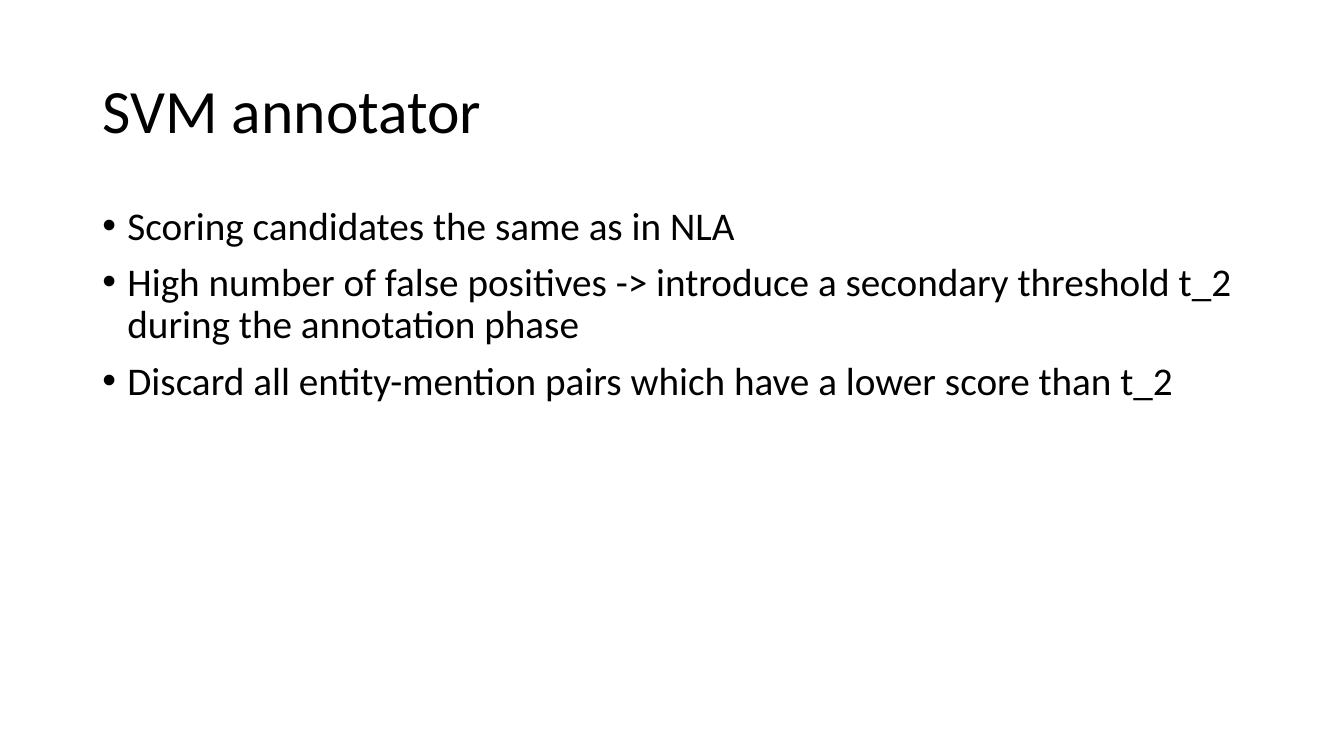
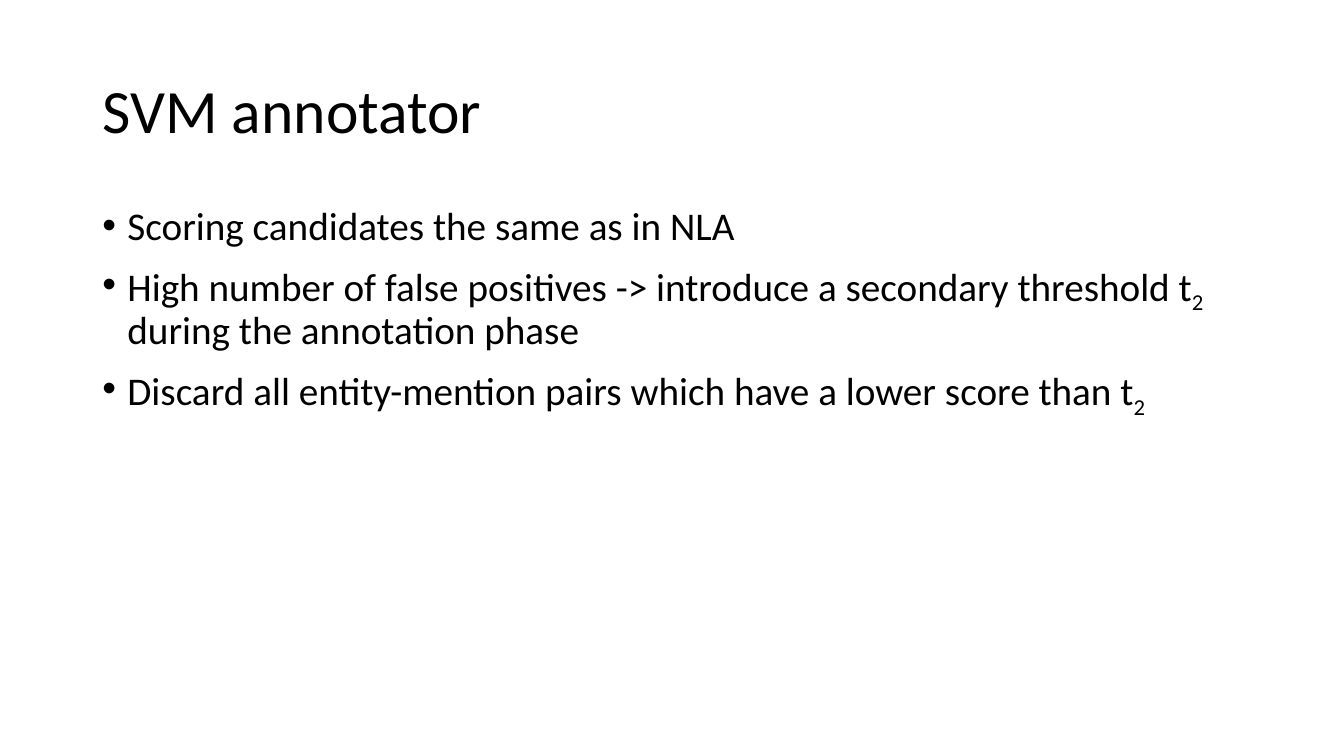
Before and after one commit to spurra/query-annotator-stub, a slide deck: slide 7 of Presentation.ppt. Drawn at 1344x756 pixels with LibreOffice and Linux fonts; fonts in the diff are those of the drawing. Boxes give left, top, right and bottom in pixels: in the first picture for what was removed or moved away, otherwise in the second. Text is boxed around its words. In the diff, an @@ line names an element or a change of style, - is before the commit and + after.

```diff
--- a/Presentation.ppt
+++ b/Presentation.ppt
@@ text at <box>127,273,1170,412</box>: text changed @@
-• High number of false positives -> introduce a secondary threshold t_2 during the annotation phase
-• Discard all entity-mention pairs which have a lower score than t_2
+• High number of false positives -> introduce a secondary threshold t2 during the annotation phase
+• Discard all entity-mention pairs which have a lower score than t2
```
Also in this commit, not shown: 3 other slides changed.
